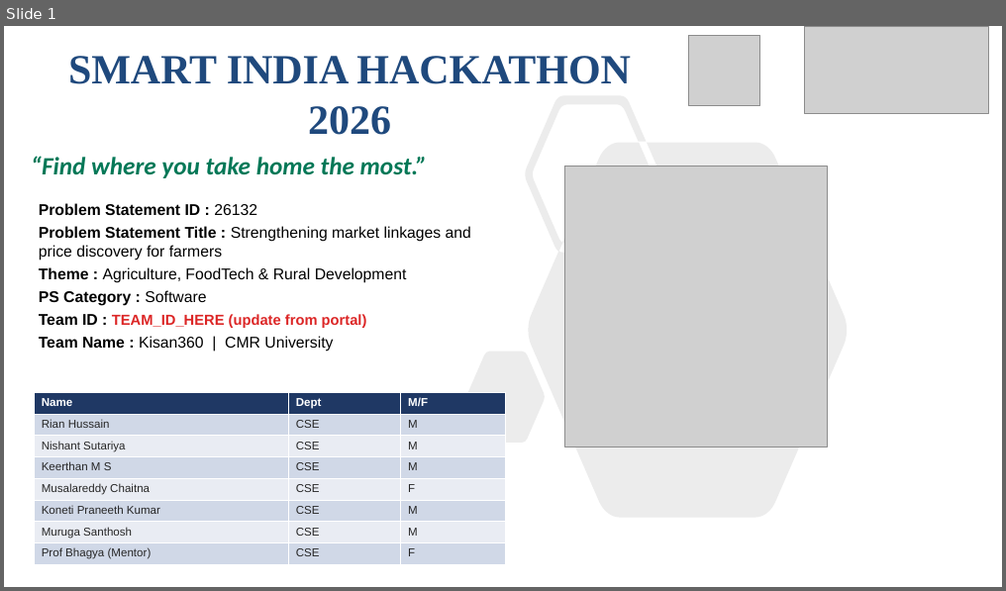
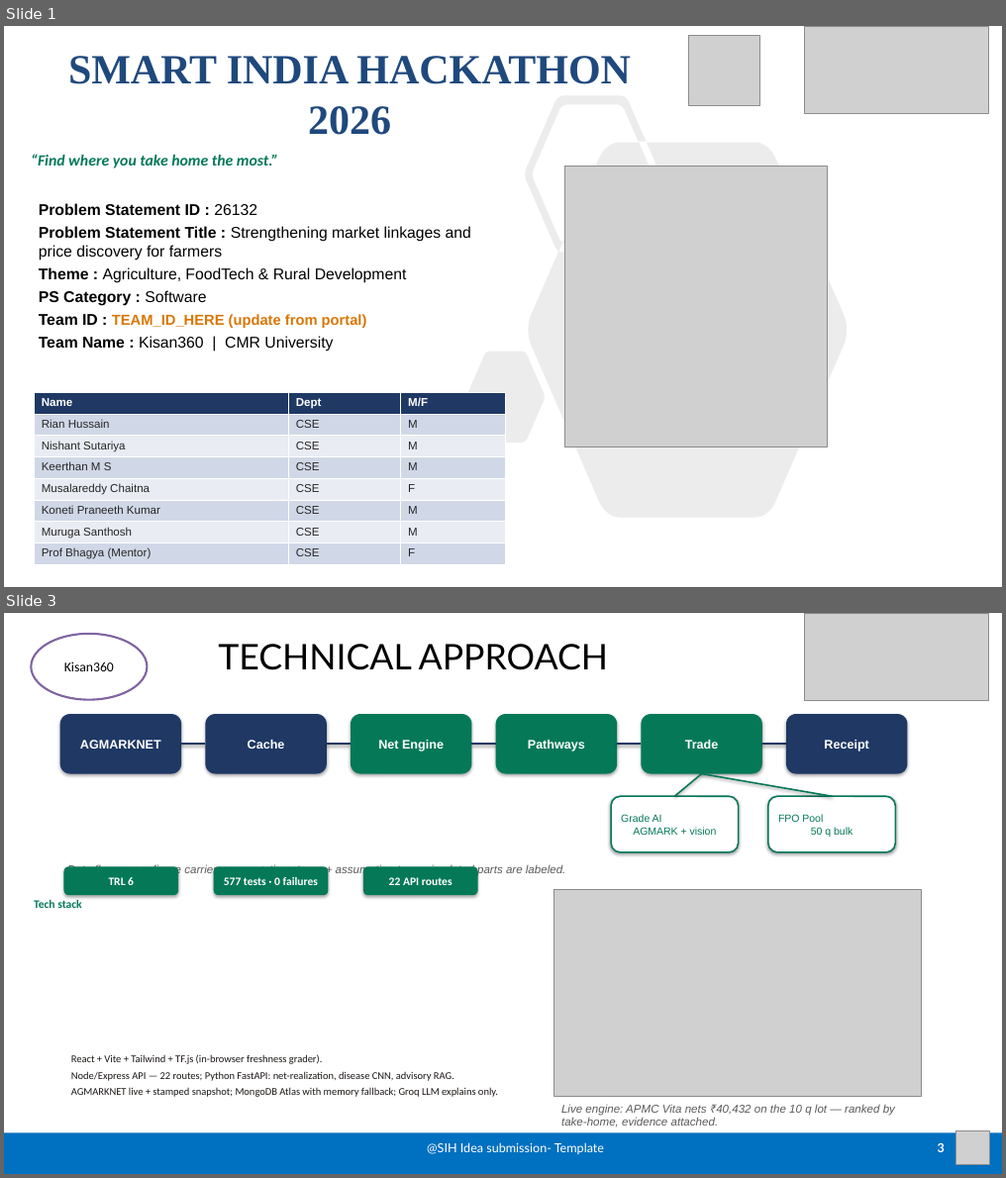
Before and after one commit to Kissan-360/Kisan360_new, a slide deck: Kisan360_SIH26132_Idea_PPT_v3.pptx. Shown one above the other, each under a label of ours: slide 1 before the commit, slides 1 and 3 after it; the slides between them are not shown. The pictures are 1006x591 and 1006x1178 pixels, drawn with LibreOffice and Linux fonts; fonts in the diff are those of the drawing; grey boxes stand for pictures. Boxes give left, top, right and bottom in pixels: in the first picture for what was removed or moved away, otherwise in the second. Text is boxed around its words. In the diff, an @@ line names an element or a change of style, - is before the commit and + after.

Commit message:
PPT v3: surgical edits — tighter text, maturity badges, risk restructuring
- Slide 1: Team ID TBD -> TEAM_ID_HERE (amber highlight)

- Slide 2: tightened to 2 pain bullets + idea one-liner, ranking stays hero

- Slide 3: added TRL 6 / 577 tests / 22 routes green badges under diagram

- Slide 3: tightened tech stack text (removed redundant line)

- Slide 4: restructured risks as Risk -> Mitigation -> Screen Proof (3 max)

- Slide 5: tightened beneficiary descriptions, fixed honesty disclaimer

- Slide 6: kept as-is (references, boring on purpose)

```diff
--- a/Kisan360_SIH26132_Idea_PPT_v3.pptx
+++ b/Kisan360_SIH26132_Idea_PPT_v3.pptx
@@ slide 3 added at (4,613,1002,1174), background #FFFFFF @@
@@ ellipse added at (31,634,147,700), fill #FFFFFF, outline #8064A2 2 pt, 13 pt, text #000000 @@
+Kisan360
@@ picture added at (805,613,989,700) @@
@@ title added at (218,644,608,670), 34 pt, text #000000 @@
+TECHNICAL APPROACH
@@ rounded rectangle added at (60,714,181,774), fill #1F3864, 12 pt, text #FFFFFF, bold @@
+AGMARKNET
@@ rounded rectangle added at (205,714,327,774), fill #1F3864, 12 pt, text #FFFFFF, bold @@
+Cache
@@ rounded rectangle added at (350,714,472,774), fill #047857, 12 pt, text #FFFFFF, bold @@
+Net Engine
@@ rounded rectangle added at (496,714,617,774), fill #047857, 12 pt, text #FFFFFF, bold @@
+Pathways
@@ rounded rectangle added at (642,714,762,774), fill #047857, 12 pt, text #FFFFFF, bold @@
+Trade
@@ rounded rectangle added at (786,714,908,774), fill #1F3864, 12 pt, text #FFFFFF, bold @@
+Receipt
@@ line added from (181, 744) to (205, 744), #1F3864 2.25 pt @@
@@ line added from (327, 744) to (350, 744), #1F3864 2.25 pt @@
@@ line added from (472, 744) to (496, 744), #1F3864 2.25 pt @@
@@ line added from (617, 744) to (642, 744), #1F3864 2.25 pt @@
@@ line added from (762, 744) to (786, 744), #1F3864 2.25 pt @@
@@ line added from (675, 796) to (702, 774), #047857 1.5 pt @@
@@ line added from (832, 796) to (702, 774), #047857 1.5 pt @@
@@ rounded rectangle added at (611,796,739,853), fill #FFFFFF, outline #047857 1.5 pt, 10 pt, text #047857 @@
+Grade AI
+AGMARK + vision
@@ rounded rectangle added at (768,796,896,853), fill #FFFFFF, outline #047857 1.5 pt, 10 pt, text #047857 @@
+FPO Pool
+50 q bulk
@@ rounded rectangle added at (63,866,178,895), fill #047857, 11 pt, text #FFFFFF, bold @@
+TRL 6
@@ text added at (67,864,566,876), 11 pt, text #5B5B5B, italic @@
+Data flow: every figure carries source + timestamp + assumption tags; simulated parts are labeled.
@@ rounded rectangle added at (214,866,328,895), fill #047857, 11 pt, text #FFFFFF, bold @@
+577 tests · 0 failures
@@ rounded rectangle added at (363,866,478,895), fill #047857, 11 pt, text #FFFFFF, bold @@
+22 API routes
@@ text added at (34,900,498,1097), 10 pt, text #1C1917 @@
+Tech stack
+React + Vite + Tailwind + TF.js (in-browser freshness grader).
+Node/Express API — 22 routes; Python FastAPI: net-realization, disease CNN, advisory RAG.
+AGMARKNET live + stamped snapshot; MongoDB Atlas with memory fallback; Groq LLM explains only.
@@ picture added at (554,890,921,1096) @@
@@ text added at (561,1104,895,1128), 11 pt, text #5B5B5B, italic @@
+Live engine: APMC Vita nets ₹40,432 on the 10 q lot — ranked by take-home, evidence attached.
@@ rectangle added at (4,1134,1002,1174), fill #0070C0 @@
@@ text added at (427,1143,604,1155), 12 pt, text #FFFFFF @@
+@SIH Idea submission- Template
@@ page number added at (938,1144,944,1153), 12 pt, text #FFFFFF, bold @@
+3
@@ picture added at (956,1131,990,1164) @@
@@ slide 1 changed as well @@
@@ text "“Find where you take home ..." at (31,154,278,169): size 24 to 15 pt @@
@@ text at (39,314,367,328): text colour #DC2626 to #D97706 in "TEAM_ID_HERE (update from portal)" @@
```
Also in this commit, not shown: 4 other slides added, 5 slides removed.
